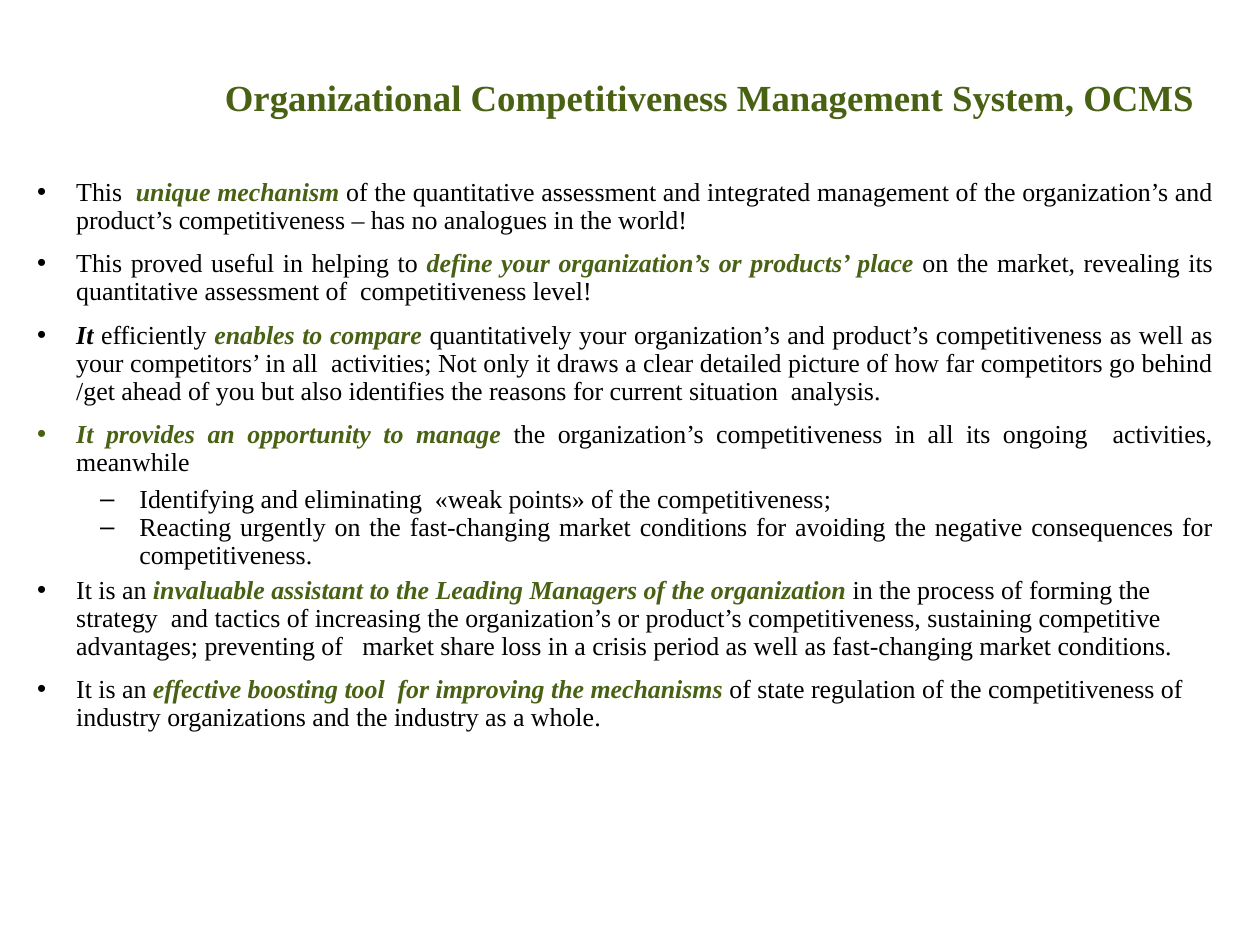
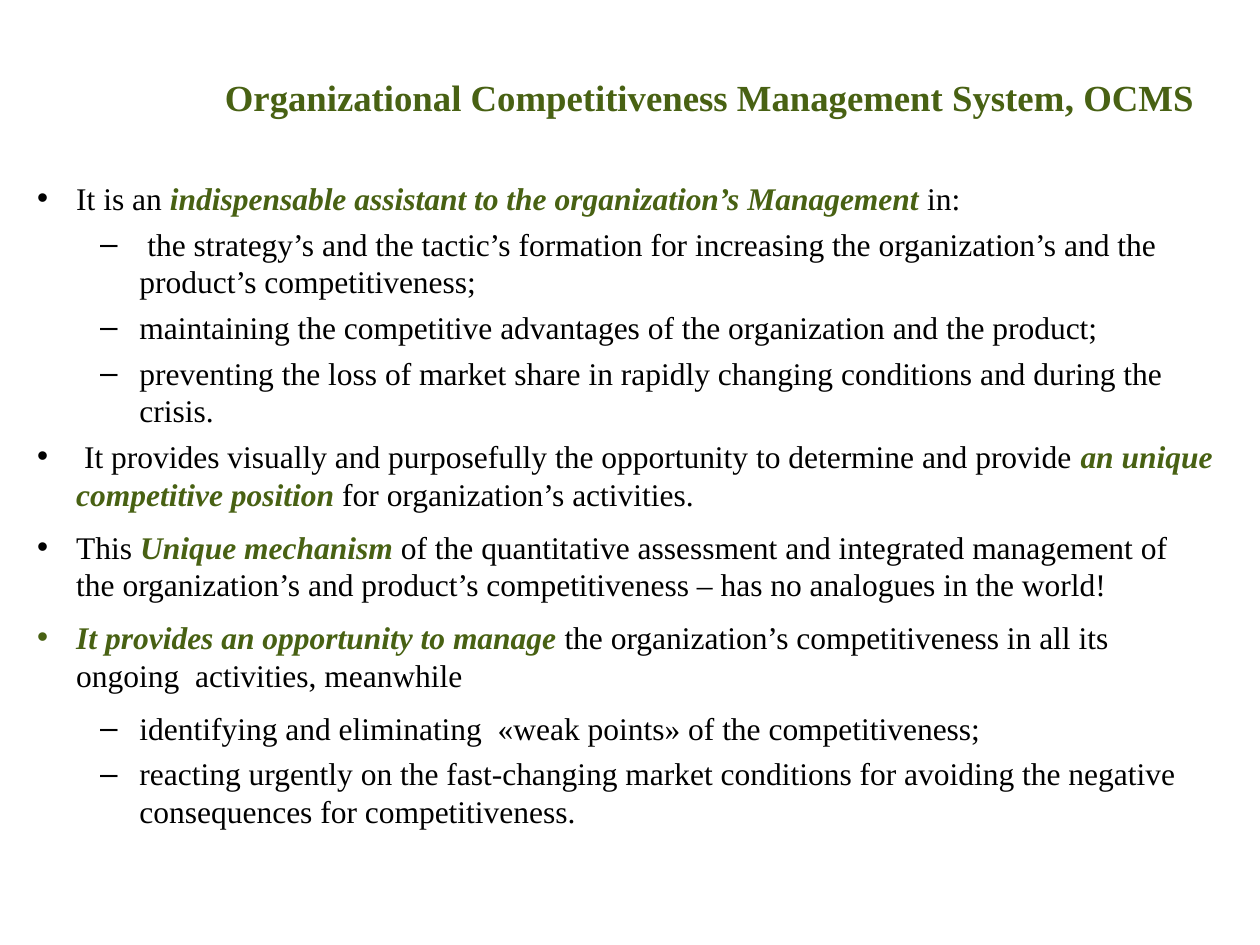
Before and after one commit to ocmsystem/ocmsystem.github.io, a slide deck: slide 3 of files/presentations/Presentation_OCMSystem_ENG.ppt (slide 2 before the commit). Drawn at 1260x945 pixels with LibreOffice and Linux fonts; fonts in the diff are those of the drawing; background and template pictures are left out. Boxes give left, top, right and bottom in pixels: in the first picture for what was removed or moved away, otherwise in the second. Text is boxed around its words. In the diff, an @@ line names an element or a change of style, - is before the commit and + after.

Commit message:
English is default, change english text and presentations

```diff
--- a/files/presentations/Presentation_OCMSystem_ENG.ppt
+++ b/files/presentations/Presentation_OCMSystem_ENG.ppt
@@ text at box(76, 188, 1213, 603): text changed; size 14.8 to 18 pt @@
-• This unique mechanism of the quantitative assessment and integrated management of the organization’s and product’s competitiveness – has no analogues in the world!
-• This proved useful in helping to define your organization’s or products’ place on the market, revealing its quantitative assessment of competitiveness level!
-• It efficiently enables to compare quantitatively your organization’s and product’s competitiveness as well as your competitors’ in all activities; Not only it draws a clear detailed picture of how far competitors go behind /get ahead of you but also identifies the reasons for current situation analysis.
+• It is an indispensable assistant to the organization’s Management in:
+  – the strategy’s and the tactic’s formation for increasing the organization’s and the product’s competitiveness;
+  – maintaining the competitive advantages of the organization and the product;
+  – preventing the loss of market share in rapidly changing conditions and during the crisis.
+• It provides visually and purposefully the opportunity to determine and provide an unique competitive position for organization’s activities.
+• This Unique mechanism of the quantitative assessment and integrated management of the organization’s and product’s competitiveness – has no analogues in the world!
@@ text at box(76, 627, 1109, 693): size 14.8 to 18 pt in "It provides an opportunity to manage the ..."; alignment justified to left; line spacing 0.9 to 1 @@
@@ text at box(139, 718, 1175, 830): text changed; size 14.8 to 18 pt @@
-  – Identifying and eliminating «weak points» of the competitiveness;
-  – Reacting urgently on the fast-changing market conditions for avoiding the negative consequences for competitiveness.
-• It is an invaluable assistant to the Leading Managers of the organization in the process of forming the strategy and tactics of increasing the organization’s or product’s competitiveness, sustaining competitive advantages; preventing of market share loss in a crisis period as well as fast-changing market conditions.
-• It is an effective boosting tool for improving the mechanisms of state regulation of the competitiveness of industry organizations and the industry as a whole.
+  – identifying and eliminating «weak points» of the competitiveness;
+  – reacting urgently on the fast-changing market conditions for avoiding the negative consequences for competitiveness.
```
Also in this commit, not shown: 1 slide added, 6 other files.
